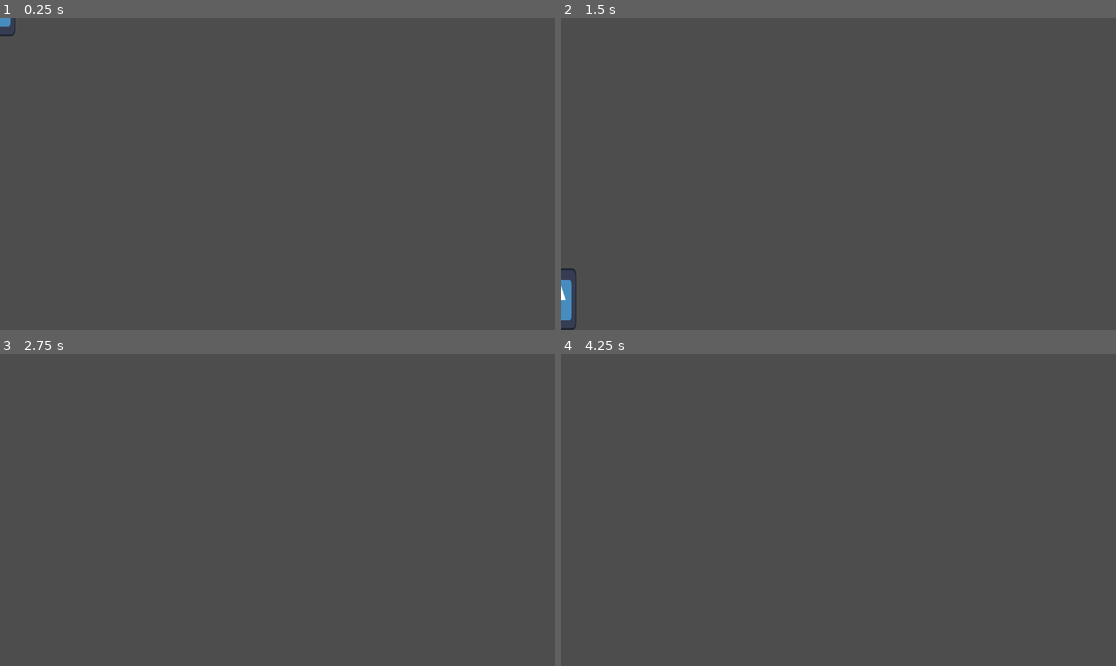
Above: before the commit, frames 1-4 (two rows, left to right).
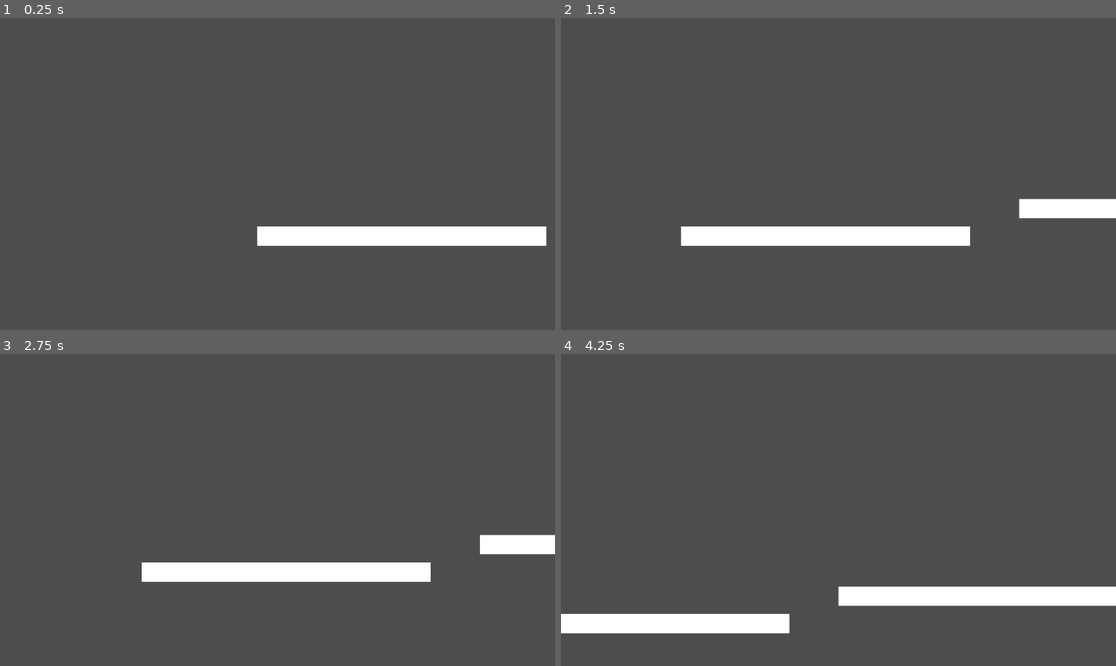
Above: after the commit, the same moments.

Repository: spoiboi/podunkDungeon
Game: Godot game, scene res://scenes/world.tscn
Two runs of this game, one before a commit and one after it. Both use one fixed random seed, a clock stepped at 60 frames per second and the inputs below. Before the commit the project starts from res://scenes/players.tscn. The engine's default icon, where the game draws it, is replaced by a stand-in: a white triangle on a blue panel in a dark square.
Inputs:
- Up to frame 1 (0.25 s): no input
- Up to frame 2 (1.5 s): hold D (move_right, bound only after the commit) from 0.53 s (still down); tap Space (jump, bound only after the commit) at 0.6, 0.77, 1.07, 1.35 s
- Up to frame 3 (2.75 s): tap Space (jump, bound only after the commit) at 1.52, 1.82, 2.1 s; release D (move_right, bound only after the commit) at 2.03 s; hold A (move_left, bound only after the commit) from 2.03 s (still down)
- Up to frame 4 (4.25 s): release A (move_left, bound only after the commit) at 2.78 s; hold D (move_right, bound only after the commit) from 2.78 s (still down); tap Space (jump, bound only after the commit) at 2.85, 3.02, 3.32, 3.6, 3.77, 4.07 s

The runs differ from the first frame. In frame 1, 3.3% of the frame differs, in the area x 0-99%, y 0-74%; in frame 2, 4.7%; in frame 3, 4.1%; in frame 4, 5.8%, in the area x 0-100%, y 74-90%.

Commit message:
Added sprites and animation

Diff:
--- a/godot/sideScrollingTest/project.godot
+++ b/godot/sideScrollingTest/project.godot
@@ -11,11 +11,30 @@
 [application]
 
 config/name="sideScrollingTest"
-run/main_scene="res://scenes/players.tscn"
+run/main_scene="res://scenes/world.tscn"
 config/features=PackedStringArray("4.1", "GL Compatibility")
 config/icon="res://icon.svg"
 
+[input]
+
+jump={
+"deadzone": 0.5,
+"events": [Object(InputEventKey,"resource_local_to_scene":false,"resource_name":"","device":-1,"window_id":0,"alt_pressed":false,"shift_pressed":false,"ctrl_pressed":false,"meta_pressed":false,"pressed":false,"keycode":0,"physical_keycode":32,"key_label":0,"unicode":32,"echo":false,"script":null)
+]
+}
+move_right={
+"deadzone": 0.5,
+"events": [Object(InputEventKey,"resource_local_to_scene":false,"resource_name":"","device":-1,"window_id":0,"alt_pressed":false,"shift_pressed":false,"ctrl_pressed":false,"meta_pressed":false,"pressed":false,"keycode":0,"physical_keycode":68,"key_label":0,"unicode":100,"echo":false,"script":null)
+]
+}
+move_left={
+"deadzone": 0.5,
+"events": [Object(InputEventKey,"resource_local_to_scene":false,"resource_name":"","device":-1,"window_id":0,"alt_pressed":false,"shift_pressed":false,"ctrl_pressed":false,"meta_pressed":false,"pressed":false,"keycode":0,"physical_keycode":65,"key_label":0,"unicode":97,"echo":false,"script":null)
+]
+}
+
 [rendering]
 
+textures/canvas_textures/default_texture_filter=0
 renderer/rendering_method="gl_compatibility"
 renderer/rendering_method.mobile="gl_compatibility"
--- a/godot/sideScrollingTest/scenes/players.tscn
+++ b/godot/sideScrollingTest/scenes/players.tscn
@@ -1,19 +1,52 @@
-[gd_scene load_steps=4 format=3 uid="uid://dcgi1etsp0xx7"]
+[gd_scene load_steps=8 format=3 uid="uid://dcgi1etsp0xx7"]
 
 [ext_resource type="Script" path="res://scripts/players.gd" id="1_7ba7i"]
-[ext_resource type="Texture2D" uid="uid://di3vomma3vf1n" path="res://icon.svg" id="1_p3cvq"]
+[ext_resource type="Texture2D" uid="uid://ddan7fd5h5wjs" path="res://assets/sprite_0.png" id="2_omk3w"]
+[ext_resource type="Texture2D" uid="uid://bpharh13mrmvp" path="res://assets/sprite_1.png" id="3_ua3n1"]
+[ext_resource type="Texture2D" uid="uid://2llicckey14m" path="res://assets/sprite_2.png" id="4_vkof6"]
+[ext_resource type="Texture2D" uid="uid://b65lljaitufs1" path="res://assets/sprite_3.png" id="5_xlk43"]
 
 [sub_resource type="RectangleShape2D" id="RectangleShape2D_bvpbr"]
-size = Vector2(57, 122)
+size = Vector2(33, 76)
+
+[sub_resource type="SpriteFrames" id="SpriteFrames_ecfd4"]
+animations = [{
+"frames": [{
+"duration": 1.0,
+"texture": ExtResource("2_omk3w")
+}, {
+"duration": 1.0,
+"texture": ExtResource("3_ua3n1")
+}],
+"loop": true,
+"name": &"walk",
+"speed": 5.0
+}, {
+"frames": [{
+"duration": 1.0,
+"texture": ExtResource("4_vkof6")
+}, {
+"duration": 1.0,
+"texture": ExtResource("5_xlk43")
+}],
+"loop": true,
+"name": &"walk_back",
+"speed": 5.0
+}]
 
 [node name="Players" type="CharacterBody2D"]
+position = Vector2(32, -5)
 script = ExtResource("1_7ba7i")
 
-[node name="Sprite2D" type="Sprite2D" parent="."]
-position = Vector2(0, -66)
-scale = Vector2(0.5, 1)
-texture = ExtResource("1_p3cvq")
+[node name="CollisionShape2D" type="CollisionShape2D" parent="."]
+position = Vector2(12.5, -42)
+shape = SubResource("RectangleShape2D_bvpbr")
 
-[node name="CollisionShape2D" type="CollisionShape2D" parent="."]
-position = Vector2(0.5, -66)
-shape = SubResource("RectangleShape2D_bvpbr")
+[node name="Camera2D" type="Camera2D" parent="."]
+position = Vector2(1, -112)
+
+[node name="PlayerAnimation" type="AnimatedSprite2D" parent="."]
+position = Vector2(11, -41)
+scale = Vector2(2.375, 2.28125)
+sprite_frames = SubResource("SpriteFrames_ecfd4")
+animation = &"walk"
--- a/godot/sideScrollingTest/scenes/world.tscn
+++ b/godot/sideScrollingTest/scenes/world.tscn
@@ -1,8 +1,52 @@
-[gd_scene load_steps=2 format=3 uid="uid://cn4dcywqib8p6"]
+[gd_scene load_steps=5 format=3 uid="uid://cn4dcywqib8p6"]
 
 [ext_resource type="PackedScene" uid="uid://dcgi1etsp0xx7" path="res://scenes/players.tscn" id="1_vhp88"]
+[ext_resource type="Texture2D" uid="uid://dtqur7pflm88j" path="res://assets/background.jpg" id="2_n6d15"]
+
+[sub_resource type="QuadMesh" id="QuadMesh_gg3fa"]
+
+[sub_resource type="RectangleShape2D" id="RectangleShape2D_n1c45"]
+size = Vector2(7.07431, 1.05)
 
 [node name="Worlds" type="Node2D"]
 
 [node name="Players" parent="." instance=ExtResource("1_vhp88")]
-position = Vector2(118, 351)
+position = Vector2(232, 460)
+
+[node name="Platform" type="StaticBody2D" parent="."]
+position = Vector2(-49, -1)
+metadata/_edit_group_ = true
+
+[node name="MeshInstance2D" type="MeshInstance2D" parent="Platform"]
+position = Vector2(540, 480)
+scale = Vector2(600, 40)
+mesh = SubResource("QuadMesh_gg3fa")
+
+[node name="CollisionShape2D" type="CollisionShape2D" parent="Platform"]
+position = Vector2(538.342, 480)
+scale = Vector2(85, 40)
+shape = SubResource("RectangleShape2D_n1c45")
+
+[node name="Platform2" type="StaticBody2D" parent="."]
+position = Vector2(653, -58)
+metadata/_edit_group_ = true
+
+[node name="MeshInstance2D" type="MeshInstance2D" parent="Platform2"]
+position = Vector2(540, 480)
+scale = Vector2(600, 40)
+mesh = SubResource("QuadMesh_gg3fa")
+
+[node name="CollisionShape2D" type="CollisionShape2D" parent="Platform2"]
+position = Vector2(538.342, 480)
+scale = Vector2(85, 40)
+shape = SubResource("RectangleShape2D_n1c45")
+
+[node name="TextureRect" type="TextureRect" parent="."]
+show_behind_parent = true
+visibility_layer = 524288
+offset_left = -1185.0
+offset_top = -355.0
+offset_right = 2295.0
+offset_bottom = 766.0
+texture = ExtResource("2_n6d15")
+stretch_mode = 1
--- a/godot/sideScrollingTest/scripts/players.gd
+++ b/godot/sideScrollingTest/scripts/players.gd
@@ -2,7 +2,7 @@
 
 @export var speed = 300
 @export var gravity = 20
-@export var jump_force = 300
+@export var jump_force = 500
 
 func _physics_process(delta):
 	if !is_on_floor():
@@ -11,8 +11,16 @@
 			velocity.y = 500
 
 	if Input.is_action_just_pressed("jump"):
-		velocity.y = -jump_force
+		if is_on_floor():
+			velocity.y = -jump_force
 
 	var horizontal_direction = Input.get_axis("move_left", "move_right")
 	velocity.x = speed * horizontal_direction
+	if velocity.x != 0:
+		if velocity.x > 0:
+			$PlayerAnimation.play("walk")
+		else:
+			$PlayerAnimation.play("walk_back")
+	if horizontal_direction == 0 or !is_on_floor():
+		$PlayerAnimation.stop()
 	move_and_slide()
